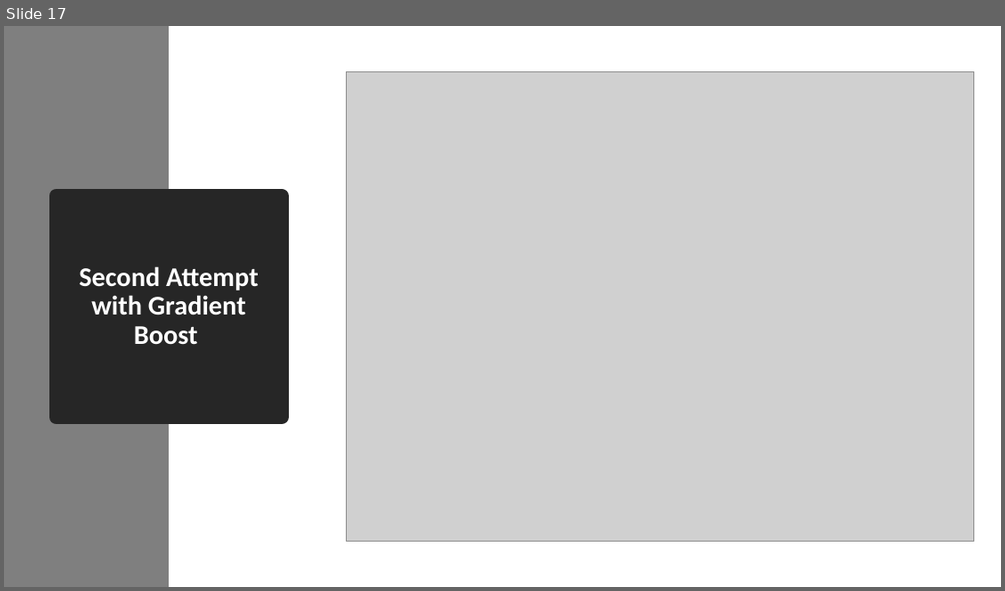
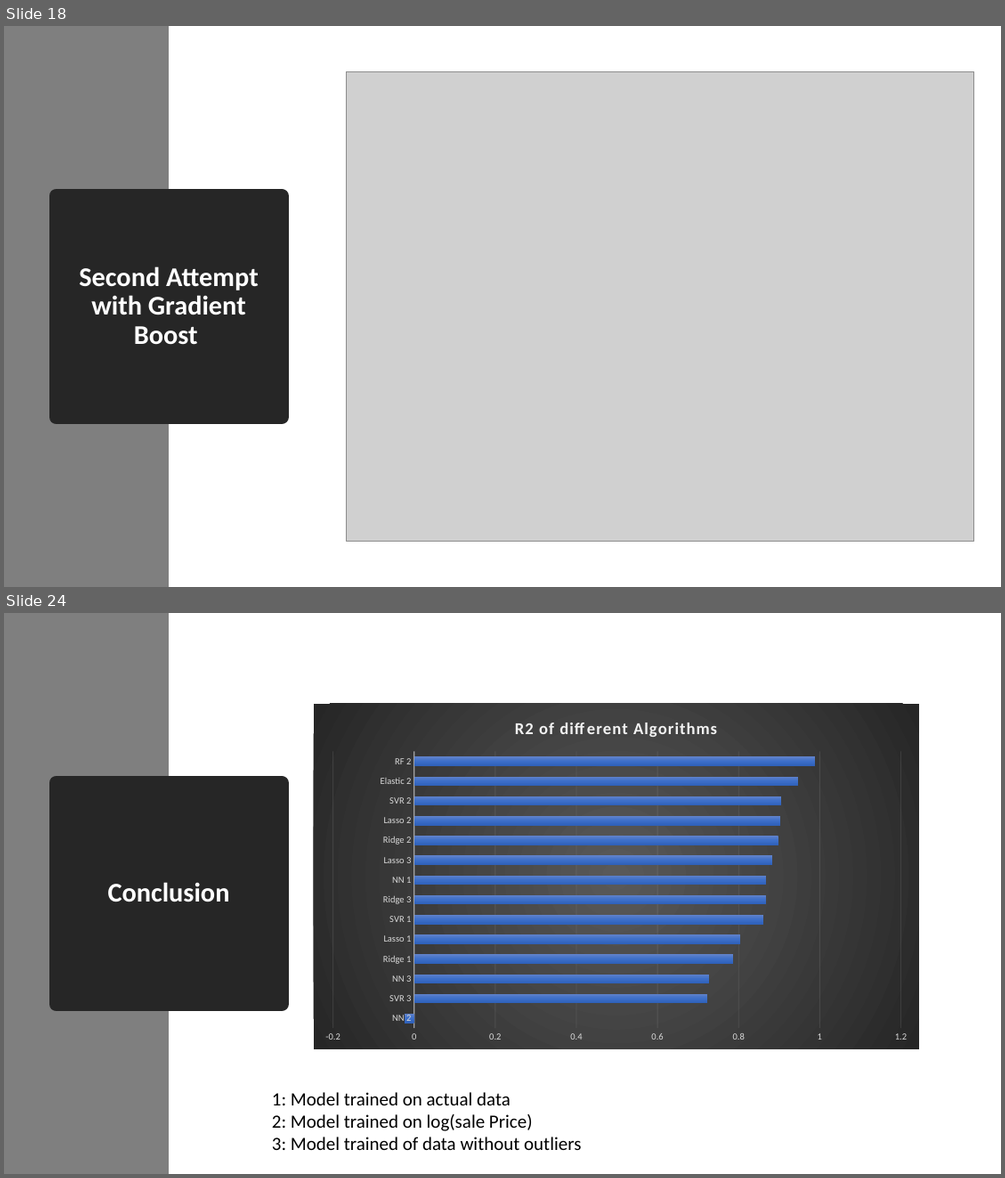
Before and after one commit to Yaohua-Chang/ML-Final-Project, a slide deck: Project.pptx. Shown one above the other, each under a label of ours: slide 17 before the commit, slides 18 and 24 after it; the slides between them are not shown. The pictures are 1005x591 and 1005x1178 pixels, drawn with LibreOffice and Linux fonts; fonts in the diff are those of the drawing; grey boxes stand for pictures. Boxes give left, top, right and bottom in pixels: in the first picture for what was removed or moved away, otherwise in the second. Text is boxed around its words. In the diff, an @@ line names an element or a change of style, - is before the commit and + after.

```diff
--- a/Project.pptx
+++ b/Project.pptx
@@ slide 24 added at [4,613,1001,1174], background #FFFFFF @@
@@ rectangle added at [4,613,169,1174], fill #7F7F7F @@
@@ bar chart added at [314,704,919,1049] @@
+title "R2 of different Algorithms "
+categories: NN 2, SVR 3, NN 3, Ridge 1, Lasso 1, SVR 1, Ridge 3, NN 1, Lasso 3, Ridge 2, Lasso 2, SVR 2, Elastic 2, RF 2
+Series 1: -0.02, 0.72, 0.73, 0.79, 0.8, 0.86, 0.87, 0.87, 0.88, 0.9, 0.9, 0.91, 0.95, 0.99
@@ title added at [57,783,282,1004], fill #262626, outline #262626 13.75 pt, 26 pt, text #FFFFFF, bold @@
+Conclusion
@@ text added at [272,1092,581,1150], 18 pt, text #000000 @@
+1: Model trained on actual data
+2: Model trained on log(sale Price)
+3: Model trained of data without outliers
@@ what was slide 17 is now slide 18 @@
```
Also in this commit, not shown: 3 slides changed, 16 other slides added, 9 other files.
